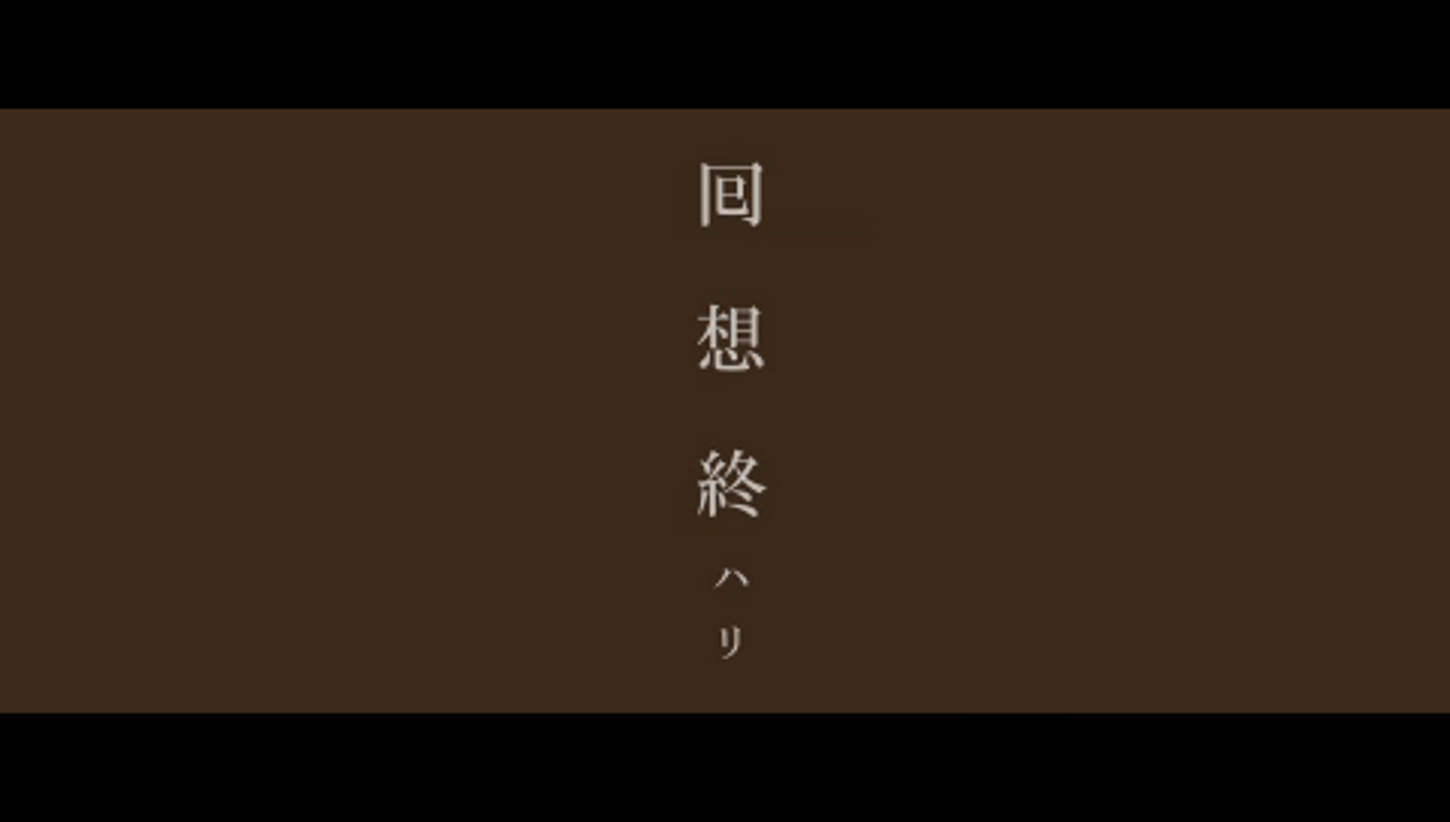
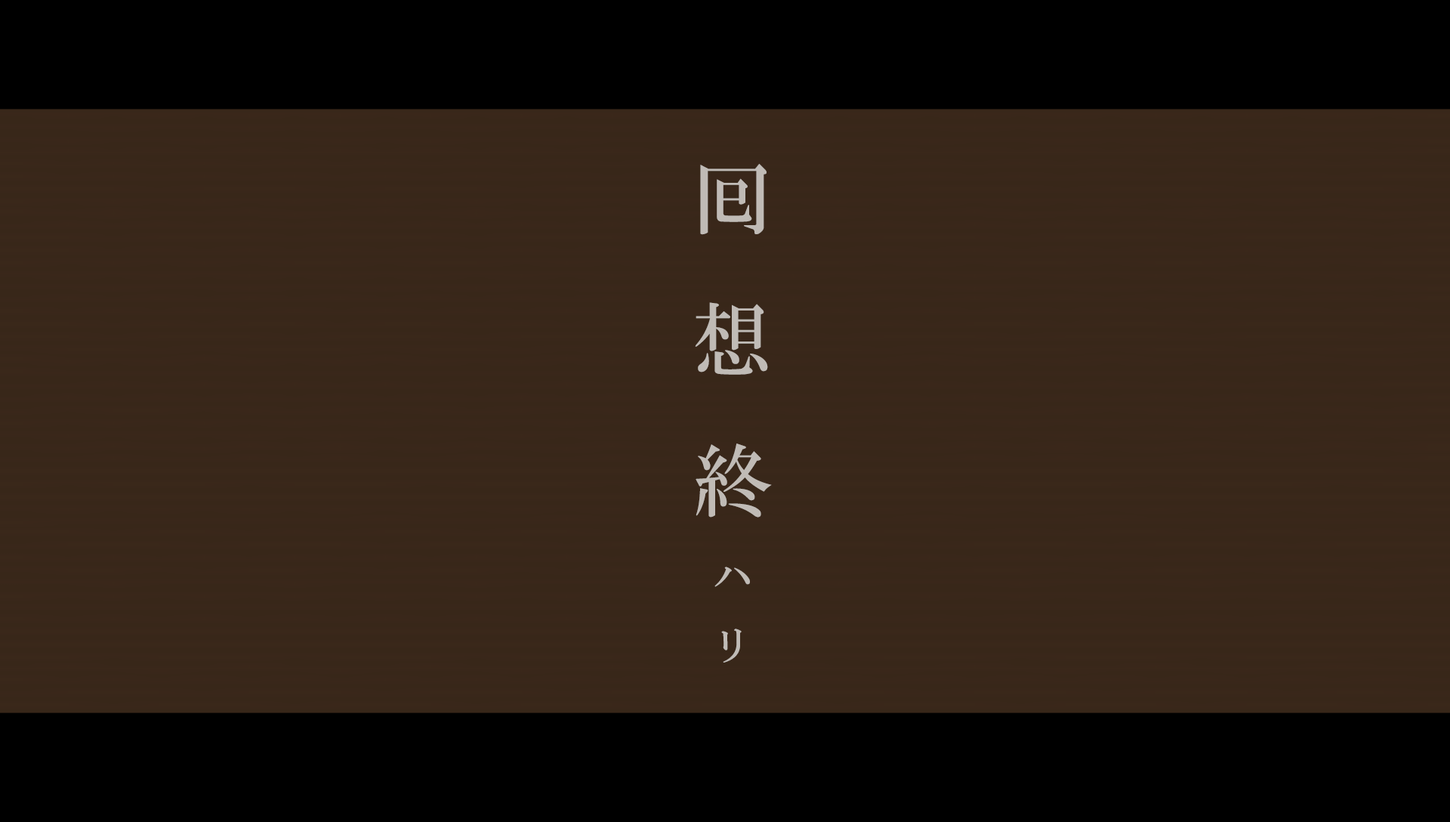
Comparing the layer stacks of the two 1450 x 822 images. Changes:
added layer "囘想終ハリ" above "Layer 2" over (694, 163, 772, 663)
showed "Layer 2" over (0, 107, 1450, 715)
